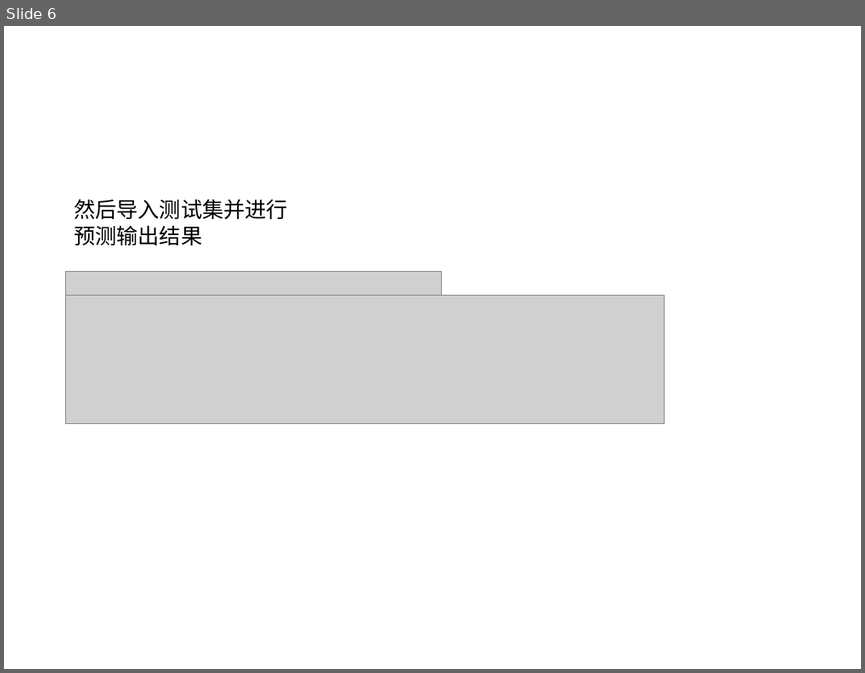
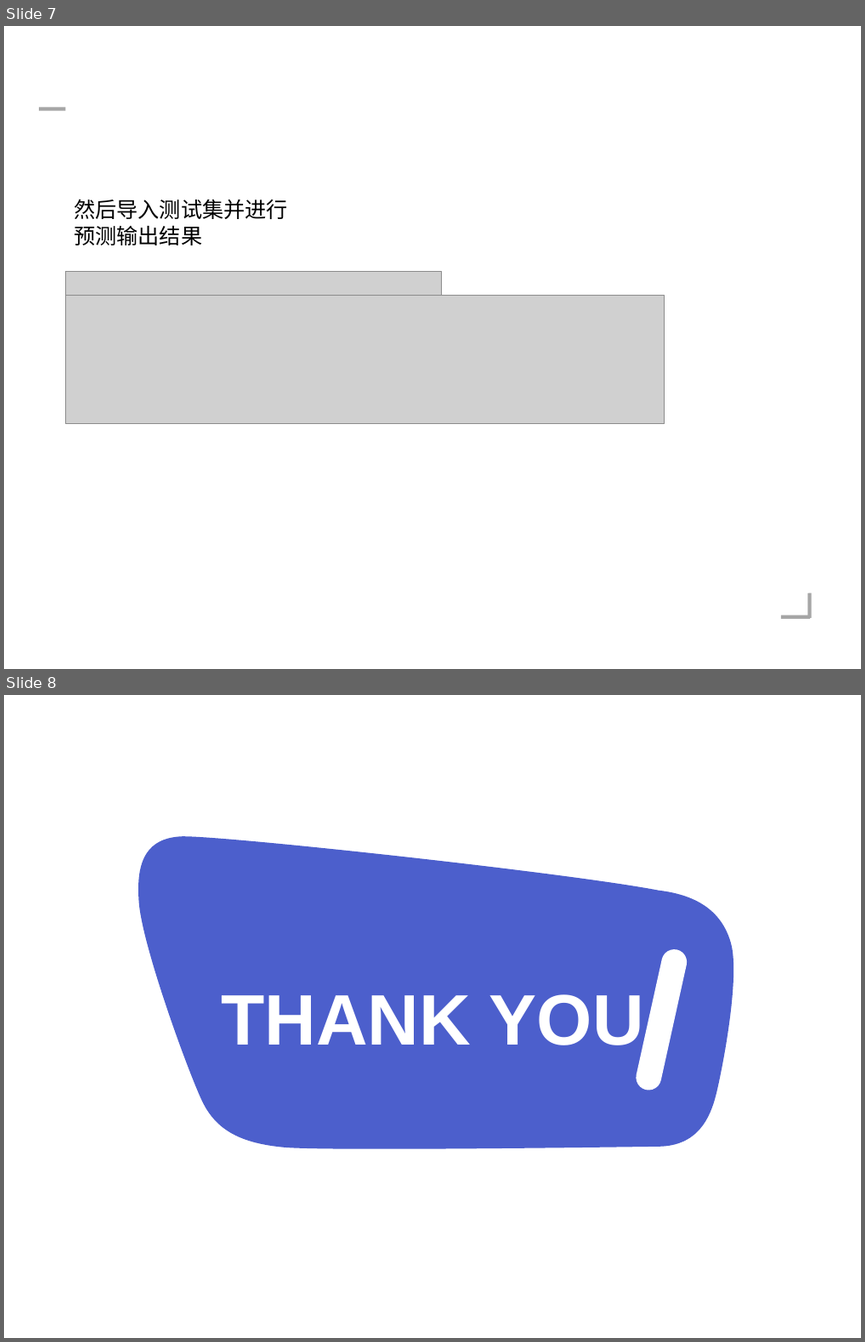
Before and after one commit to No-Bald/qg, a slide deck: 中期/演示.ppt. Shown one above the other, each under a label of ours: slide 6 before the commit, slides 7 and 8 after it. The pictures are 865x673 and 865x1342 pixels, drawn with LibreOffice and Linux fonts; fonts in the diff are those of the drawing; grey boxes stand for pictures; background and template pictures are left out. Boxes give left, top, right and bottom in pixels: in the first picture for what was removed or moved away, otherwise in the second. Text is boxed around its words. In the diff, an @@ line names an element or a change of style, - is before the commit and + after.

```diff
--- a/中期/演示.ppt
+++ b/中期/演示.ppt
@@ slide 8 added at bbox=[4, 695, 861, 1338], background #FFFFFF @@
@@ freeform shape added at bbox=[138, 836, 734, 1149], fill #4C5FCC @@
@@ freeform shape added at bbox=[633, 947, 688, 1092], fill #FFFFFF @@
@@ title added at bbox=[221, 994, 644, 1058], 60 pt, text #FFFFFF, bold @@
+THANK YOU
@@ what was slide 6 is now slide 7 @@
@@ slide 7 changed as well @@
@@ line added from (39, 109) to (66, 109), #A6A6A6 3 pt @@
@@ line added from (810, 592) to (810, 618), #A6A6A6 3 pt @@
@@ line added from (811, 617) to (781, 617), #A6A6A6 3 pt @@
```
Also in this commit, not shown: 5 other slides changed, 1 other slide added.
